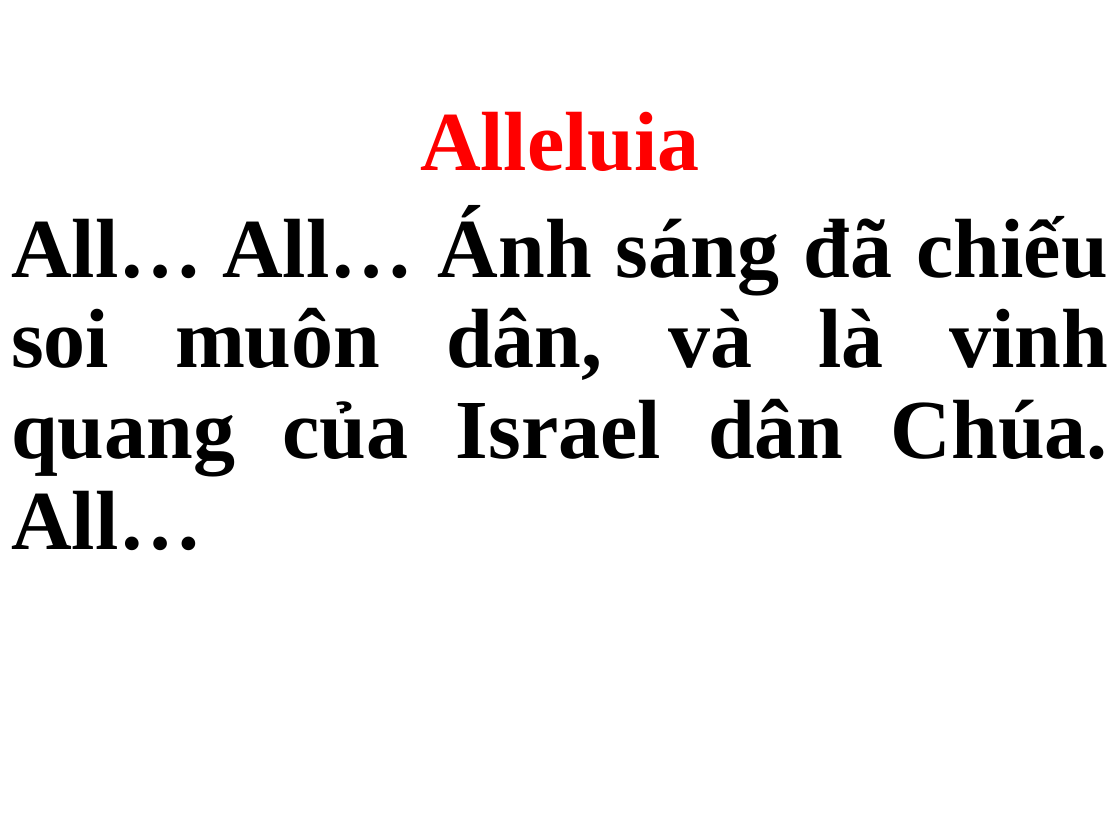
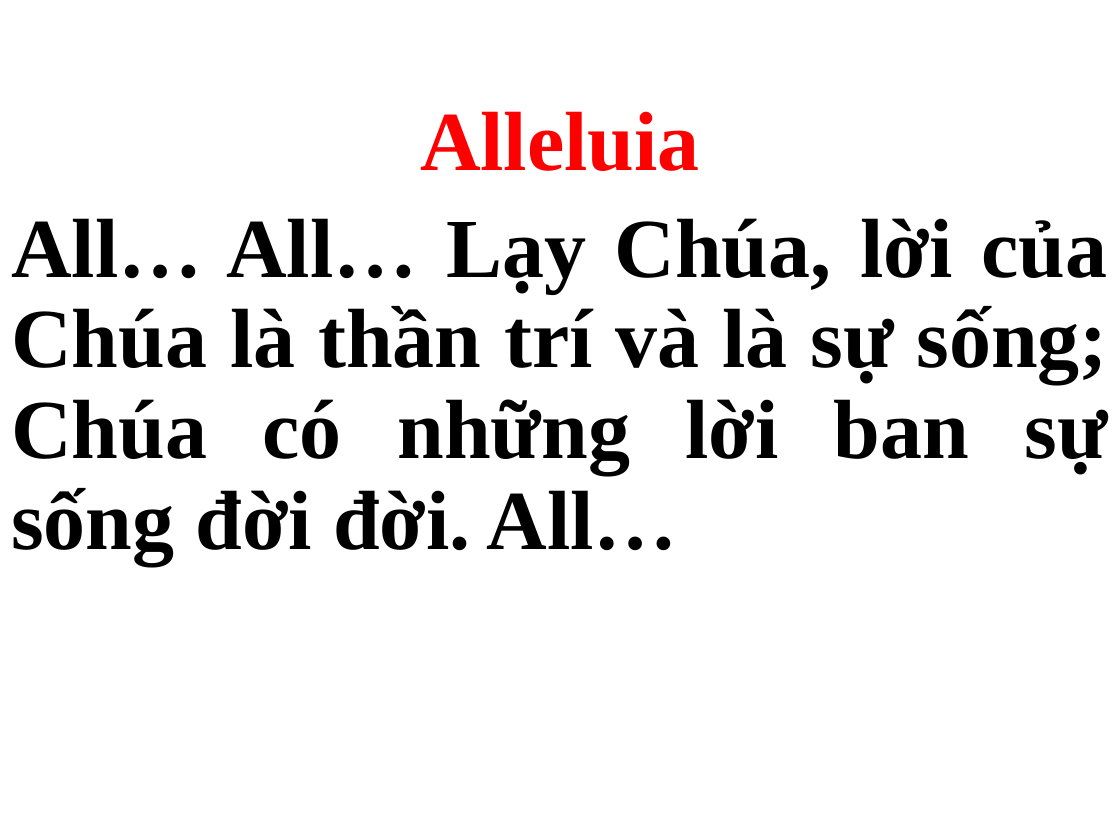
Before and after one commit to webfullstack99/usb-songs, a slide deck: slide 13 of Thứ 3.pptx (slide 14 before the commit). Drawn at 1120x840 pixels with LibreOffice and Linux fonts; fonts in the diff are those of the drawing. Boxes give left, top, right and bottom in pixels: in the first picture for what was removed or moved away, otherwise in the second. Text is boxed around its words. In the diff, an @@ line names an element or a change of style, - is before the commit and + after.

```diff
--- a/Thứ 3.pptx
+++ b/Thứ 3.pptx
@@ subtitle at (11,218,1108,564): text changed @@
-All… All… Ánh sáng đã chiếu soi muôn dân, và là vinh quang của Israel dân Chúa. All…
+All… All… Lạy Chúa, lời của Chúa là thần trí và là sự sống; Chúa có những lời ban sự sống đời đời. All…
```
Also in this commit, not shown: 2 other slides changed, 16 slides added, 23 slides removed.
